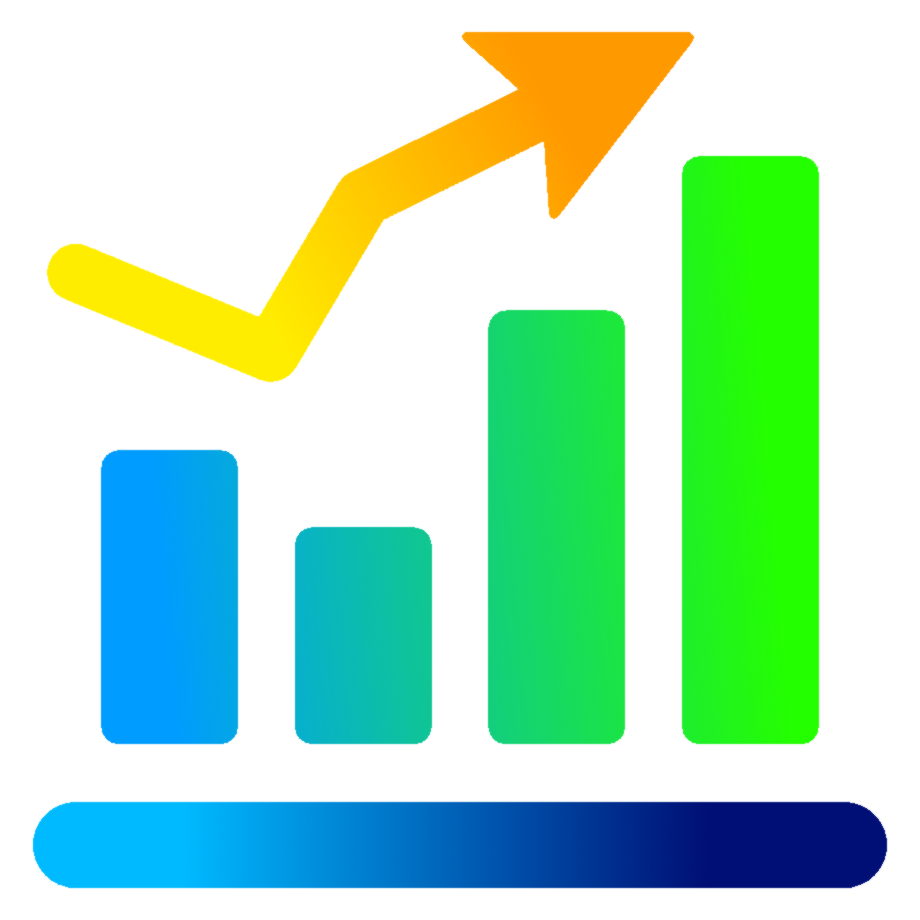
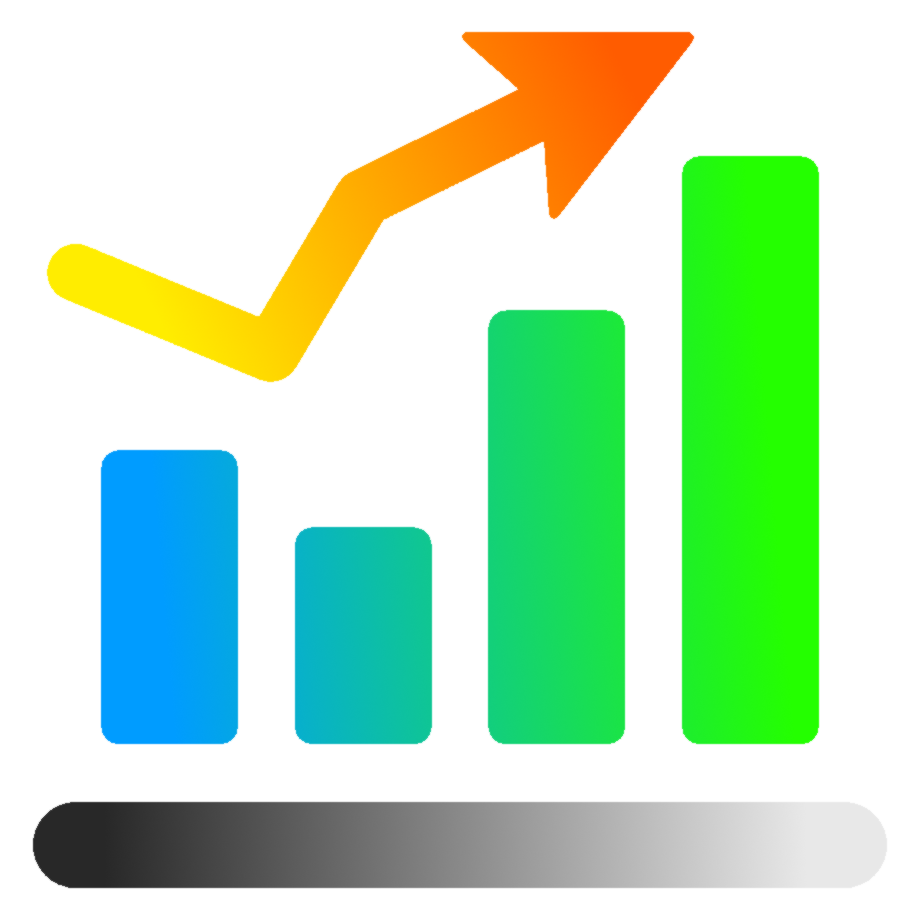
Layers edited between the first and the second (920, 920) image:
added layer "Gradient Fill 1" above "Gradient Fill 2" over [143,155,606,383]
renamed "Gradient Fill 1" to "Gradient Fill 3", hid it, painted on it over [32,155,888,889]
renamed "Gradient Fill 2" to "Gradient Fill 4", painted on it over [143,31,695,383]
renamed "Gradient Fill 3" to "Gradient Fill 5", painted on it over [32,801,888,889]
